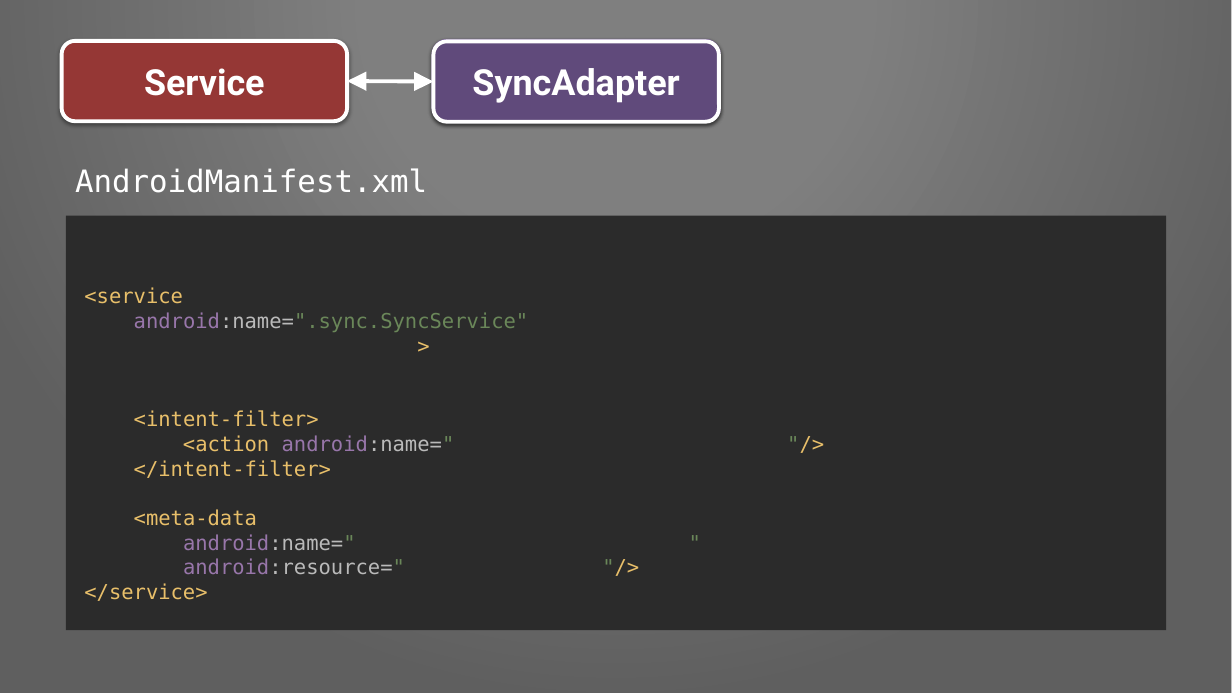
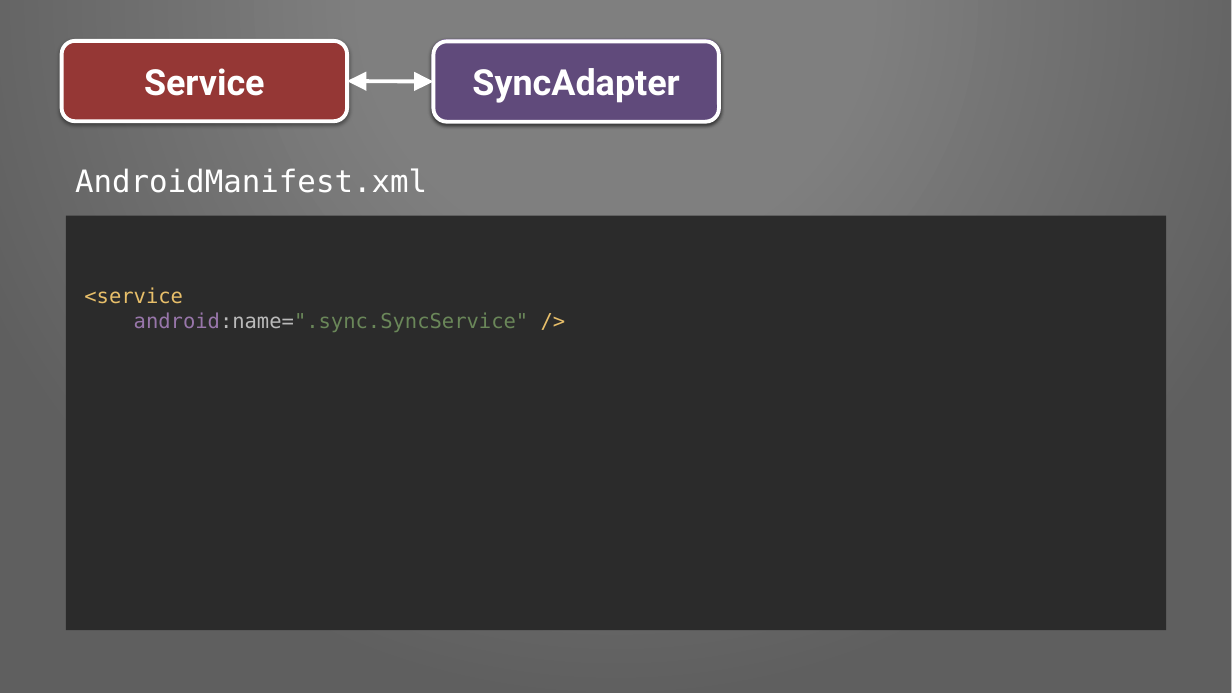
Before and after one commit to Pixplicity/sync-demo, a slide deck: slide 17 of I've been doing some syncing.pptx. Drawn at 1232x693 pixels with LibreOffice and Linux fonts; fonts in the diff are those of the drawing; background and template pictures are left out. Boxes give left, top, right and bottom in pixels: in the first picture for what was removed or moved away, otherwise in the second. Text is boxed around its words. In the diff, an @@ line names an element or a change of style, - is before the commit and + after.

```diff
--- a/I've been doing some syncing.pptx
+++ b/I've been doing some syncing.pptx
@@ text in rectangle at box(84, 287, 529, 332): text changed; text colour #E8BF6A to #6A8759 @@
-<service
-android:name=".sync.SyncService"
->
-<intent-filter>
-<action android:name=" "/>
-</intent-filter>
-<meta-data
-android:name=" "
-android:resource=" "/>
-</service>
+<service
+android:name=".sync.SyncService" />
```
Also in this commit, not shown: 1 other slide changed.
